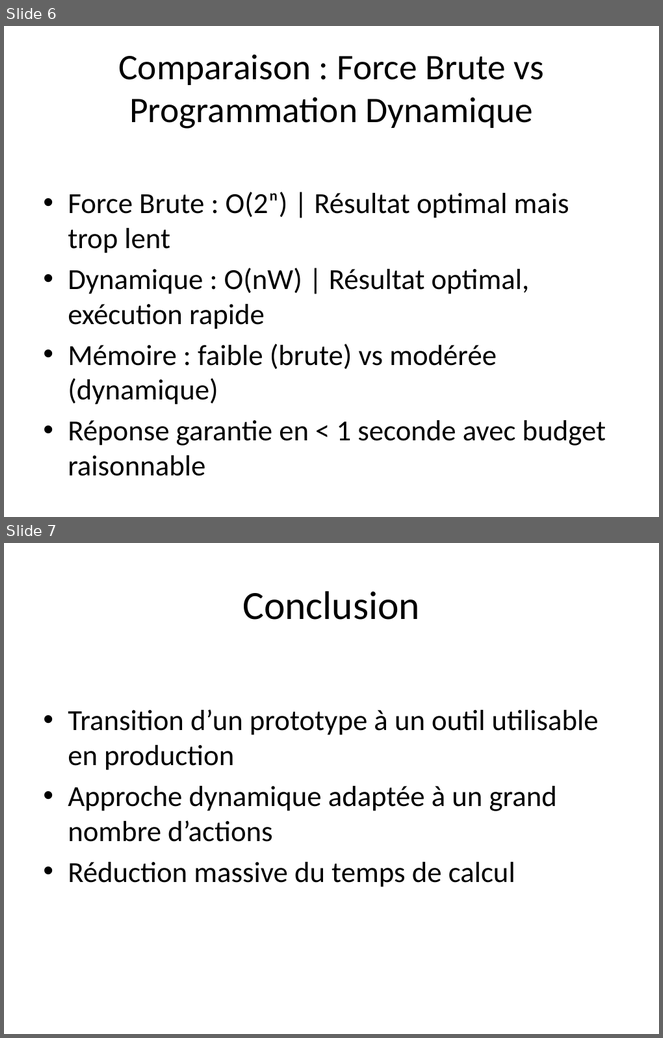
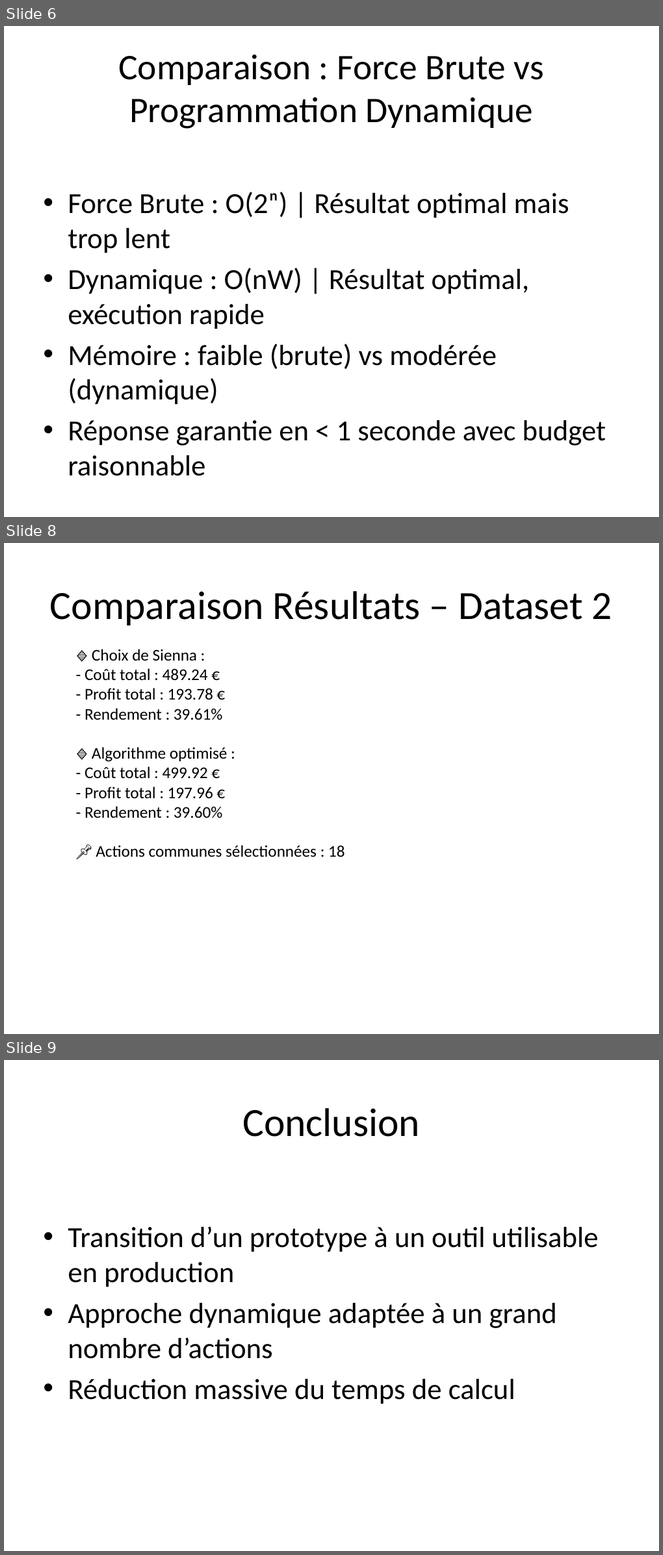
Before and after one commit to xavierjeanne/OC_Project_6, a slide deck: Optimisation_Algorithme_Investissement.pptx. Shown one above the other, each under a label of ours: slides 6 and 7 before the commit, slides 6, 8 and 9 after it; the slides between them are not shown. The pictures are 663x1038 and 663x1555 pixels, drawn with LibreOffice and Linux fonts; fonts in the diff are those of the drawing. Boxes give left, top, right and bottom in pixels: in the first picture for what was removed or moved away, otherwise in the second. Text is boxed around its words. In the diff, an @@ line names an element or a change of style, - is before the commit and + after.

```diff
--- a/Optimisation_Algorithme_Investissement.pptx
+++ b/Optimisation_Algorithme_Investissement.pptx
@@ slide 8 added at (4,543,659,1034), background #FFFFFF @@
@@ title added at (50,591,612,626), 44 pt, text #000000 @@
+Comparaison Résultats – Dataset 2
@@ text added at (85,649,345,858), 18 pt, text #000000 @@
+🔹 Choix de Sienna :
+- Coût total : 489.24 €
+- Profit total : 193.78 €
+- Rendement : 39.61%
+🔹 Algorithme optimisé :
+- Coût total : 499.92 €
+- Profit total : 197.96 €
+- Rendement : 39.60%
+📌 Actions communes sélectionnées : 18
@@ what was slide 7 is now slide 9 @@
```
Also in this commit, not shown: 1 other slide added, 1 other file.
